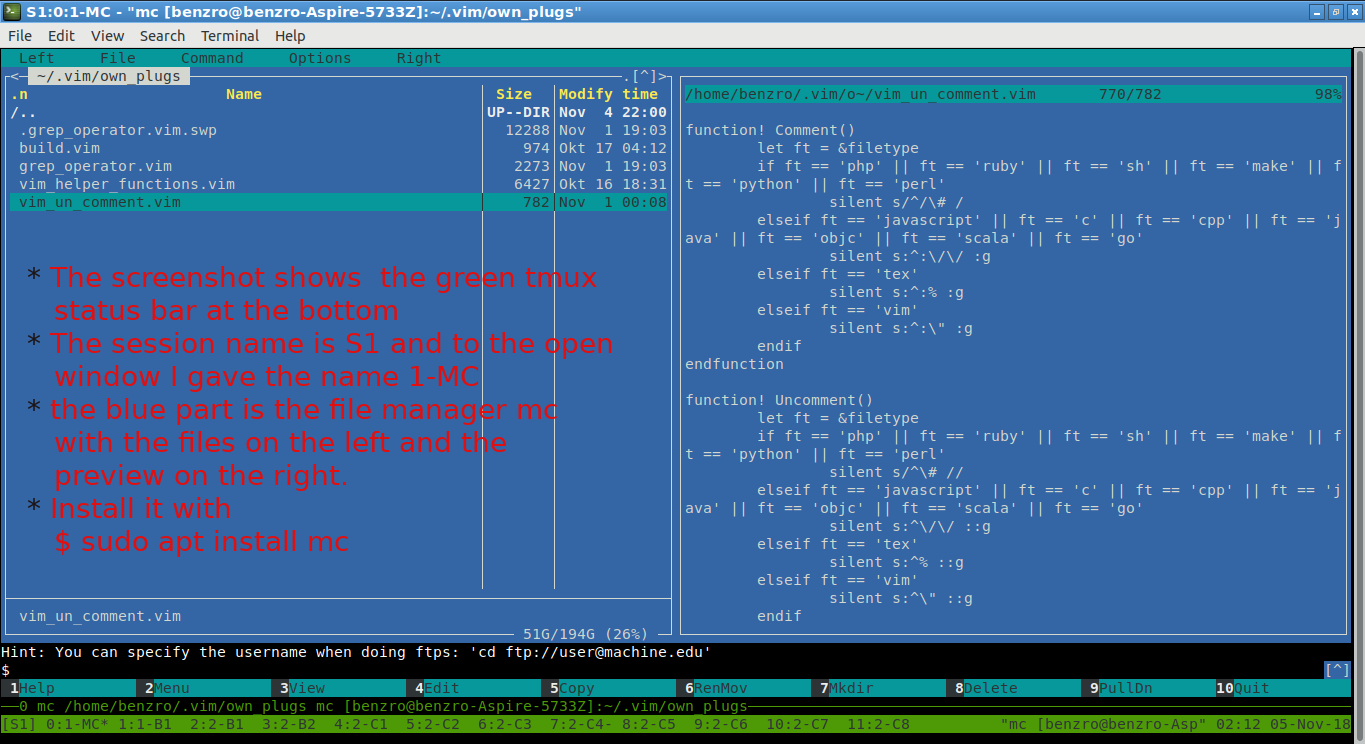
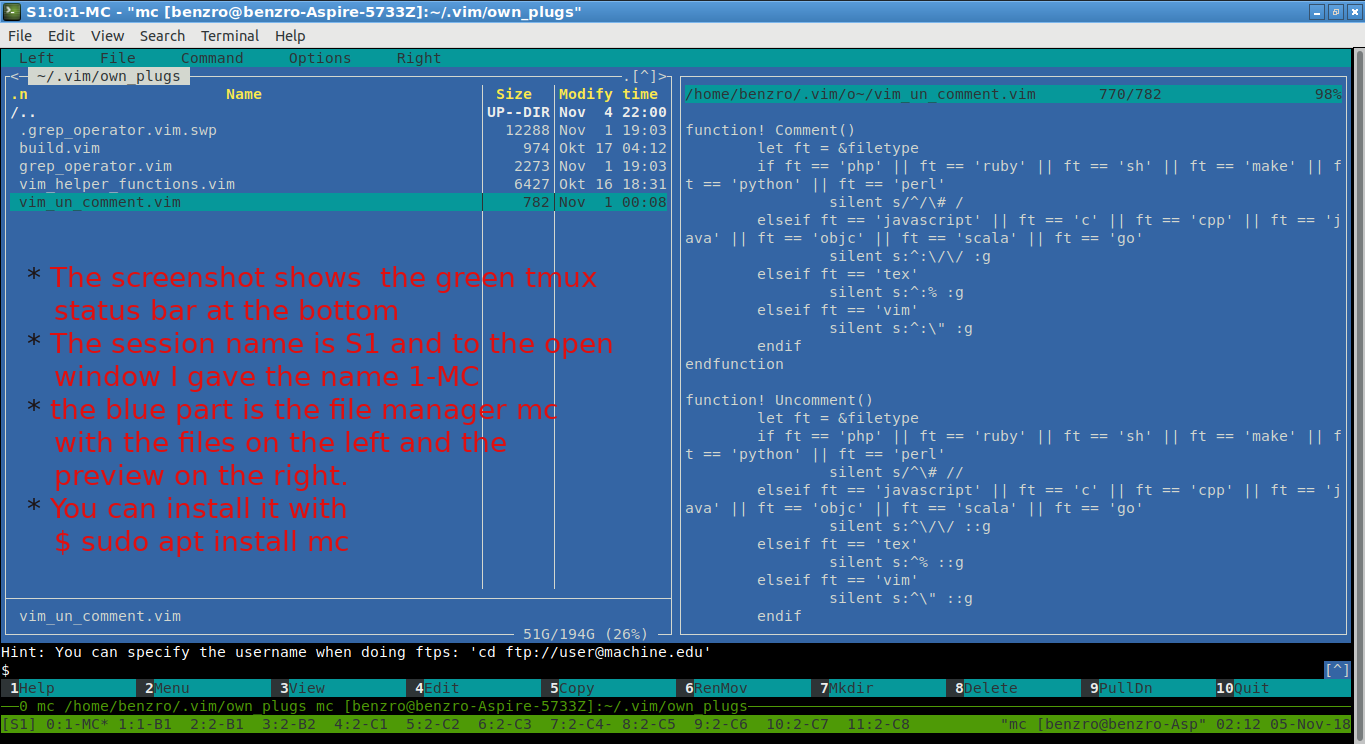
Layer changes from the first 1365 x 744 image to the second:
painted on "* The screenshot shows the gr..." over (x1=50, y1=497, x2=346, y2=518)
